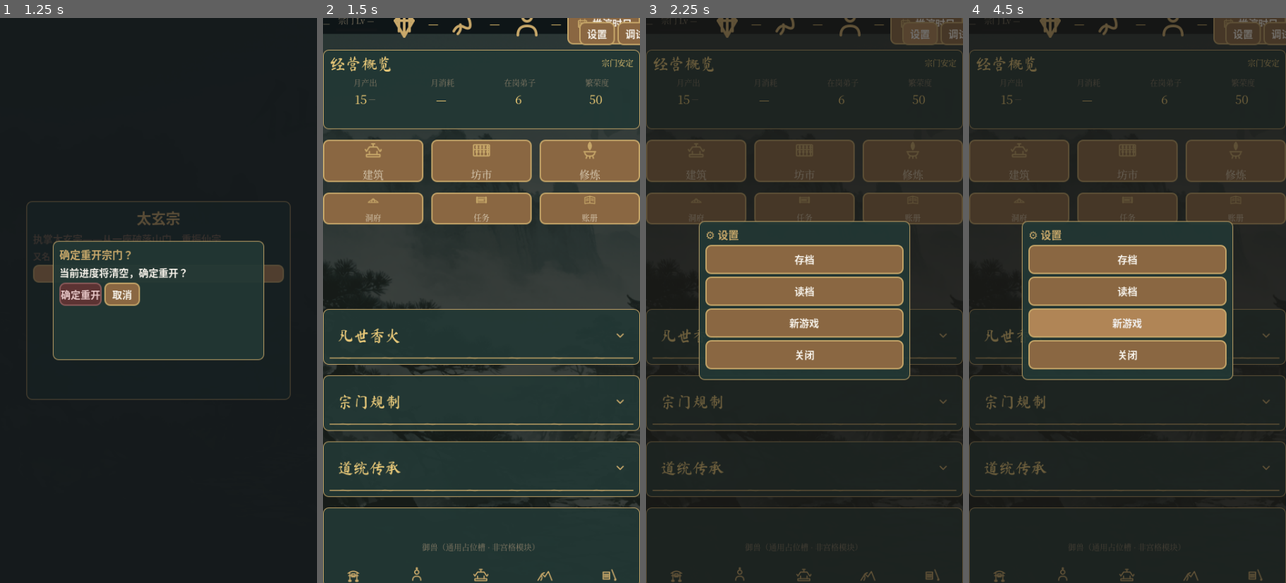
Above: before the commit, frames 1-4 (left to right).
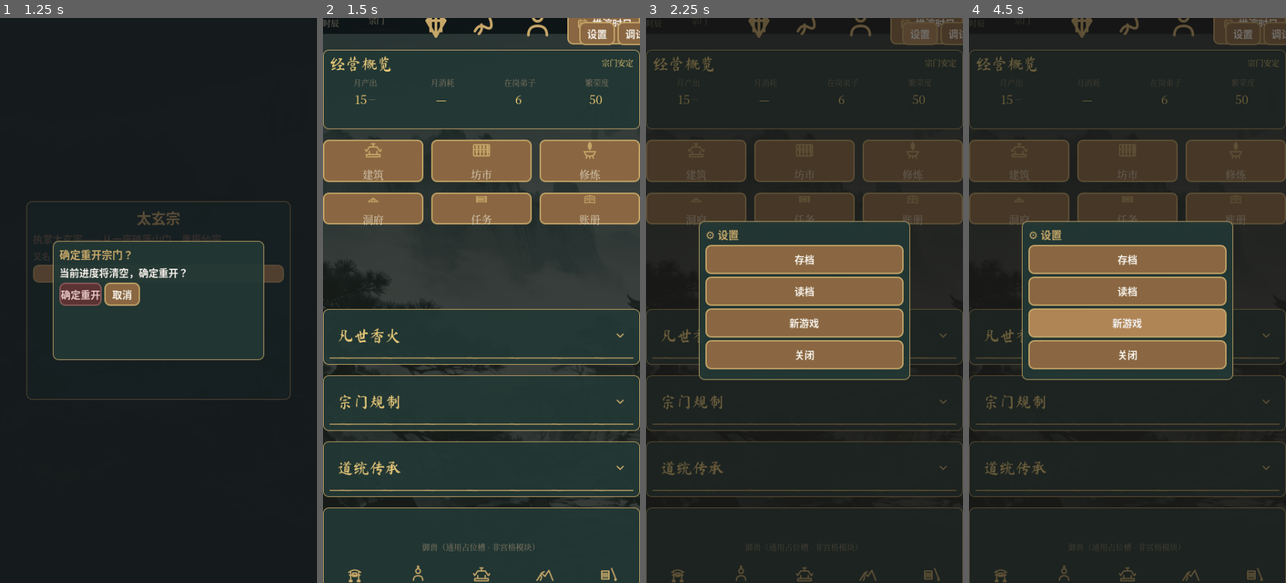
Above: after the commit, the same moments.

Repository: ytysean/xiuxain---game
Game: Godot game, scene res://main.tscn
The game is run twice, just before and just after one commit, with the same random seed, the same clock (stepped at 60 frames per second) and the same inputs.
Inputs (mouse positions are in pixels of both pictures, inside the frame that each line leads up to):
- Up to frame 1 (1.25 s): click "开新宗门" at 0.5 s
- Up to frame 2 (1.5 s): click "确定重开" at 1.25 s
- Up to frame 3 (2.25 s): click "设置" at 2 s
- Up to frame 4 (4.5 s): click "调试" at 2.75 s; click (1019, 159) at 3.52 s; click "凡世香火" at 4.25 s

Frame 1 is identical in both runs. In frame 2, 1.1% of the frame differs, in the area x 0-93%, y 0-100%; in frame 3, 0.7%; in frame 4, 0.7%.

Commit message:
fix(ui): 修复底部Tab/顶部栏/旧按钮视觉残留
- bottom_tab_bar.gd：改自绘 VBox(TextureRect 32px 图标 + Label) 替代 Button 内置 icon+text，
  解决文字被挤消失问题；选中态金/未选中灰统一走 UITheme.apply_body_font。
- top_bar.gd：资源图标 16→20px；占位符「—」在资源槽显示为空，避免图标—图标—残留；
  等级/时辰默认文案去横线。
- game_ui.gd：初始资源/等级/时辰默认值同步去横线。
- action_button.gd：大小按钮统一用 body 字号，消除字号断层。
- main.gd：右上角设置/调试按钮改中文文字 + 套用 UITheme 次按钮样式，消除旧裸按钮残留。
- theme/main_theme.tres：同步字体已子集化恢复的注释。

pre_f5 26 闸全绿，零战斗触碰。

Diff:
--- a/main.gd
+++ b/main.gd
@@ -312,13 +312,19 @@
 		顶栏角.alignment = BoxContainer.ALIGNMENT_END
 		顶栏角.add_theme_constant_override("separation", 6)
 		顶栏.add_child(顶栏角)
-		设置图标 = Button.new(); 设置图标.text = "⚙"
+		设置图标 = Button.new(); 设置图标.text = "设置"
 		设置图标.tooltip_text = "设置（存读 / 新游戏）"
+		设置图标.custom_minimum_size = Vector2(44, 28)
+		UITheme.apply_secondary_button_style(设置图标)
+		UITheme.apply_aux_font(设置图标)
 		设置图标.pressed.connect(_弹_设置)
 		顶栏角.add_child(设置图标)
 		if OS.is_debug_build():
-			调试图标 = Button.new(); 调试图标.text = "🐞"
+			调试图标 = Button.new(); 调试图标.text = "调试"
 			调试图标.tooltip_text = "推演中心（调试）"
+			调试图标.custom_minimum_size = Vector2(44, 28)
+			UITheme.apply_secondary_button_style(调试图标)
+			UITheme.apply_aux_font(调试图标)
 			调试图标.pressed.connect(_弹_推演中心)
 			顶栏角.add_child(调试图标)
 			引导_推演按钮 = 调试图标
--- a/theme/main_theme.tres
+++ b/theme/main_theme.tres
@@ -1,8 +1,8 @@
 ; main_theme.tres — 《太玄宗门录》S1 UI 重架构 · 基础原生控件样式（仅此）
 ; 数据源：design/06-角色与UI/UI设计令牌v1.0.md（所有色值/圆角/间距/字号唯一来源）
 ; 双轨职责：本 .tres 只放「原生控件基础样式」(StyleBox + 默认文字色)，不放业务/组件特殊样式、不放动态色。
-; 字体：暂不绑定字体文件（用户字体已移出项目，避免引用缺失资源报错）→ 用 Godot 默认回退。
-;       字体恢复后由 ui_theme.gd 的 apply_*_font helper 另行处理（见 §2.4 字体绑定规则）。
+; 字体：已由 tools/font_subset.py 子集化恢复（MaShanZheng-Subset.ttf / NotoSerifSC-Subset.otf）。
+;       本 .tres 不直接绑定字体文件，字号/字体资源由 ui_theme.gd 的 apply_*_font helper 按控件类型覆盖。
 ; 加载步数 = 13 个子资源 + 1 个主资源 = 14。
 
 [gd_resource type="Theme" load_steps=14 format=3]
--- a/ui/action_button.gd
+++ b/ui/action_button.gd
@@ -59,10 +59,8 @@
 	size_flags_horizontal = Control.SIZE_EXPAND_FILL
 
 func _apply_theme() -> void:
-	if big:
-		UITheme.apply_body_font(_label)
-	else:
-		UITheme.apply_aux_font(_label)
+	# 大小按钮统一用 body 字号，避免小按钮 12px 与宫格其它文字字号断层。
+	UITheme.apply_body_font(_label)
 	_label.add_theme_color_override("font_color", UITheme.COLOR_TEXT_BODY)
 
 func _on_pressed() -> void:
--- a/ui/bottom_tab_bar.gd
+++ b/ui/bottom_tab_bar.gd
@@ -1,11 +1,14 @@
 extends Control
 
 # 底部主导航（§7.1：固定底部 64dp，5-Tab 左->右 宗门/弟子/建筑/历练/纪事）。
+# 每个 tab 为 Button，内部用 VBoxContainer 自绘「图标在上 / 文字在下」，
+# 绕过部分 Godot 4.7 build 中 Button 内置 icon+text 排版文字丢失的问题。
 # 选中态 = 暗金文字 + 细下划线（ColorRect）。仅发信号 tab_selected(tab_id)。
 
 signal tab_selected(tab_id: String)
 
 const TABS: Array = ["宗门", "弟子", "建筑", "历练", "纪事"]
+const ICON_SIZE: int = 32
 
 var _buttons: Array = []
 var _underlines: Array = []
@@ -21,30 +24,58 @@
 
 	var hbox := HBoxContainer.new()
 	hbox.name = "Tabs"
+	hbox.add_theme_constant_override("separation", 0)
 	add_child(hbox)
 	hbox.set_anchors_and_offsets_preset(Control.PRESET_FULL_RECT)
+
 	for id in TABS:
 		var btn := Button.new()
 		btn.name = "Tab_" + id
-		btn.text = id
+		btn.text = ""
 		btn.flat = true
 		btn.size_flags_horizontal = Control.SIZE_EXPAND_FILL
 		btn.custom_minimum_size = Vector2(0, UITheme.TAB_H)
 		btn.set_meta("tab_id", id)
-		# §2.4：竖排（图标在上、文字在下）；图标尺寸受控 ~28px 以适配 64dp 高
-		btn.vertical_icon_alignment = VERTICAL_ALIGNMENT_TOP
-		btn.icon_alignment = HORIZONTAL_ALIGNMENT_CENTER
-		btn.alignment = HORIZONTAL_ALIGNMENT_CENTER
-		# 用 load_icon_sized 预缩放，绕过部分 Godot 4.7 build 中 Button.icon_max_width 不可用的问题。
-		btn.icon = UITheme.load_icon_sized(id, 28)
+		btn.pressed.connect(_on_tab_pressed.bind(id))
+
+		# 内容区：图标 + 文字，垂直居中
+		var vbox := VBoxContainer.new()
+		vbox.name = "Content"
+		vbox.alignment = BoxContainer.ALIGNMENT_CENTER
+		vbox.add_theme_constant_override("separation", 2)
+		vbox.set_anchors_and_offsets_preset(Control.PRESET_FULL_RECT)
+		btn.add_child(vbox)
+
+		var icon := TextureRect.new()
+		icon.name = "Icon"
+		icon.mouse_filter = Control.MOUSE_FILTER_IGNORE
+		icon.stretch_mode = TextureRect.STRETCH_KEEP_ASPECT_CENTERED
+		icon.custom_minimum_size = Vector2(ICON_SIZE, ICON_SIZE)
+		icon.size_flags_horizontal = Control.SIZE_SHRINK_CENTER
+		var tex: Texture2D = UITheme.load_icon_sized(id, ICON_SIZE)
+		if tex != null:
+			icon.texture = tex
+		vbox.add_child(icon)
+
+		var lbl := Label.new()
+		lbl.name = "Label"
+		lbl.text = id
+		lbl.horizontal_alignment = HORIZONTAL_ALIGNMENT_CENTER
+		lbl.mouse_filter = Control.MOUSE_FILTER_IGNORE
+		vbox.add_child(lbl)
+
+		# 选中下划线（独立于内容区，锚定底部）
 		var ul := ColorRect.new()
 		ul.name = "Underline"
 		ul.color = UITheme.COLOR_BORDER_GOLD
-		ul.custom_minimum_size = Vector2(0, UITheme.BORDER_W)
+		ul.custom_minimum_size = Vector2(0, UITheme.BORDER_W + 1)
+		ul.size_flags_horizontal = Control.SIZE_EXPAND_FILL
 		ul.size_flags_vertical = Control.SIZE_SHRINK_END
 		ul.mouse_filter = Control.MOUSE_FILTER_IGNORE
+		ul.set_anchors_and_offsets_preset(Control.PRESET_BOTTOM_WIDE)
+		ul.visible = false
 		btn.add_child(ul)
-		btn.pressed.connect(_on_tab_pressed.bind(id))
+
 		hbox.add_child(btn)
 		_buttons.append(btn)
 		_underlines.append(ul)
@@ -56,6 +87,10 @@
 		var sel: bool = (id == tab_id)
 		UITheme.apply_tab_style(_buttons[i], sel)
 		_underlines[i].visible = sel
+		var lbl: Label = _buttons[i].get_node_or_null("Content/Label")
+		if lbl != null:
+			UITheme.apply_body_font(lbl)
+			lbl.add_theme_color_override("font_color", UITheme.COLOR_TEXT_GOLD if sel else UITheme.COLOR_TEXT_AUX)
 
 func get_selected() -> String:
 	return _selected
--- a/ui/game_ui.gd
+++ b/ui/game_ui.gd
@@ -81,12 +81,12 @@
 # ───────── 首屏安全默认值 + 概览刷新 ─────────
 func _apply_safe_defaults() -> void:
 	# 只读安全默认值（零/空），绝不读 Game / 改玩法。
-	_top_bar.set_time("—")
-	_top_bar.set_sect_level("宗门 Lv —")
+	_top_bar.set_time("时辰")
+	_top_bar.set_sect_level("宗门")
 	_top_bar.set_level_progress(0.0)
-	_top_bar.set_resource("灵石", "—", false)
-	_top_bar.set_resource("灵气", "—", false)
-	_top_bar.set_resource("弟子", "—", false)
+	_top_bar.set_resource("灵石", "", false)
+	_top_bar.set_resource("灵气", "", false)
+	_top_bar.set_resource("弟子", "", false)
 	# 首屏刷新：所有真实页统一 refresh()（宗门页提供 refresh_overview()，其余提供 refresh()）。
 	# 全部只读 Game，内部已做 null 守卫；绝不写 GameState / 玩法。
 	_refresh_all_pages()
--- a/ui/top_bar.gd
+++ b/ui/top_bar.gd
@@ -47,7 +47,7 @@
 	# 左：时辰占位（固定左对齐，不展开）
 	_time_label = Label.new()
 	_time_label.name = "Time"
-	_time_label.text = "时辰 · —"
+	_time_label.text = "时辰"
 	_time_label.horizontal_alignment = HORIZONTAL_ALIGNMENT_LEFT
 	_time_label.size_flags_horizontal = Control.SIZE_SHRINK_BEGIN
 	hbox.add_child(_time_label)
@@ -62,7 +62,7 @@
 
 	_level_label = Label.new()
 	_level_label.name = "Level"
-	_level_label.text = "宗门 Lv —"
+	_level_label.text = "宗门"
 	_level_label.horizontal_alignment = HORIZONTAL_ALIGNMENT_CENTER
 	mid.add_child(_level_label)
 
@@ -107,11 +107,11 @@
 	var tex: Texture2D = UITheme.load_icon(id)
 	if tex != null:
 		icon.texture = tex
-	icon.custom_minimum_size = Vector2(16, 16)
+	icon.custom_minimum_size = Vector2(20, 20)
 	slot.add_child(icon)
 	var lbl := Label.new()
 	lbl.name = "Value"
-	lbl.text = "—"
+	lbl.text = ""
 	lbl.horizontal_alignment = HORIZONTAL_ALIGNMENT_LEFT
 	slot.add_child(lbl)
 	_res_labels[id] = lbl
@@ -131,7 +131,8 @@
 	_time_label.text = text
 
 func set_sect_level(text: String) -> void:
-	_level_label.text = text
+	# 避免「宗门 Lv —」这类占位横线露出；无有效等级时只显示「宗门」。
+	_level_label.text = text if not text.ends_with("—") else "宗门"
 
 func set_level_progress(ratio: float) -> void:
 	_progress.value = clampf(ratio, 0.0, 1.0) * 100.0
@@ -140,7 +141,8 @@
 	var lbl: Label = _res_labels.get(slot_id, null)
 	if lbl == null:
 		return
-	lbl.text = value
+	# 占位符「—」在资源槽里会呈现为图标后的残留横线，统一显示为空。
+	lbl.text = "" if value == "—" else value
 	UITheme.apply_value_font(lbl, abnormal)
 
 func _on_time_pressed() -> void:
